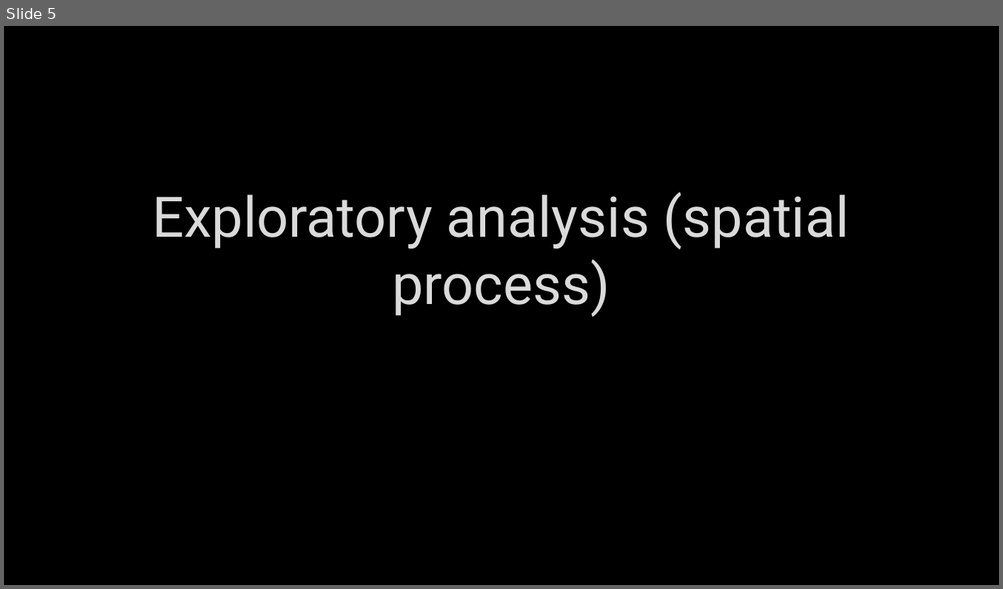
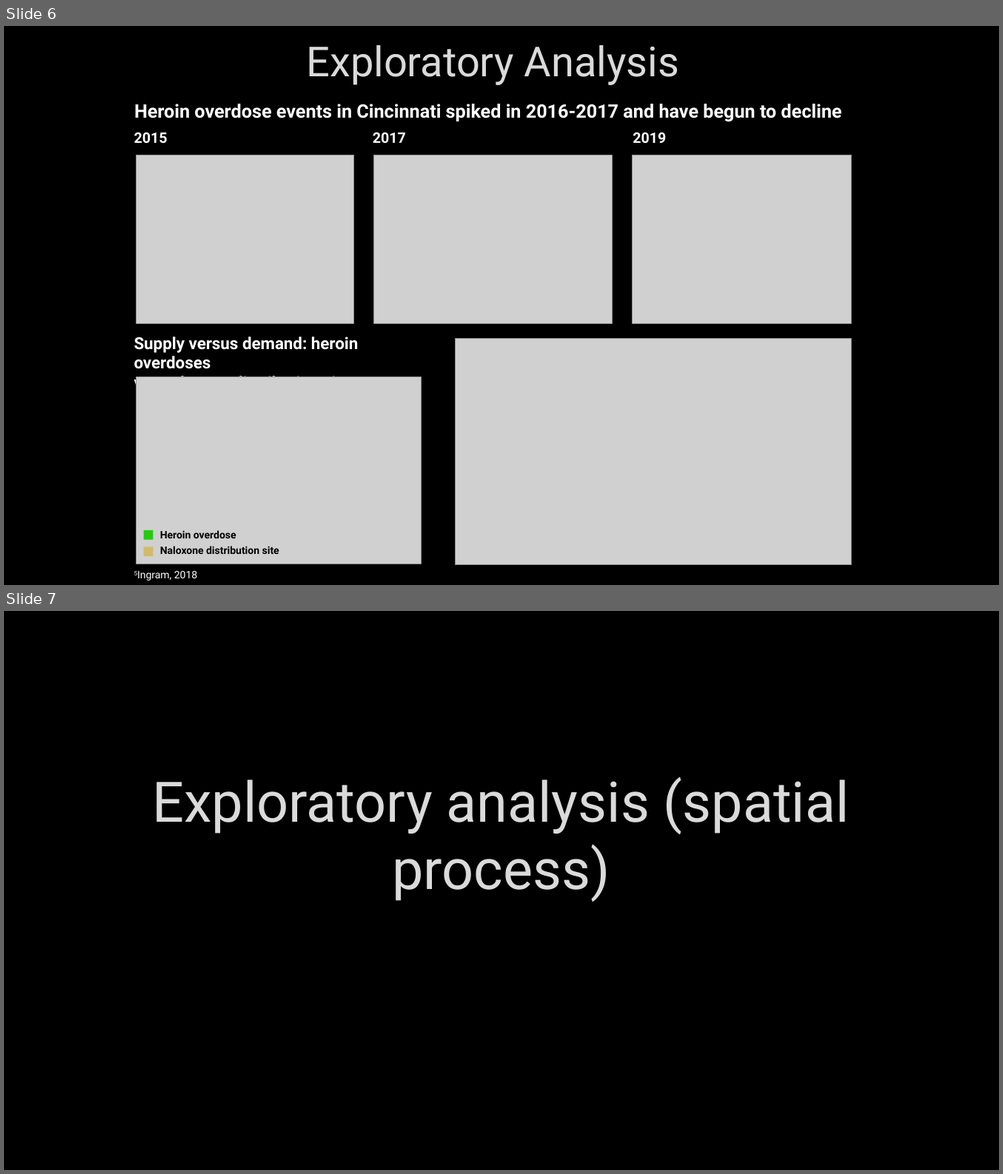
Before and after one commit to njcorona/heroin-overdose-prediction, a slide deck: pechakucha_nicksversion.pptx. Shown one above the other, each under a label of ours: slide 5 before the commit, slides 6 and 7 after it. The pictures are 1003x589 and 1003x1174 pixels, drawn with LibreOffice and Linux fonts; fonts in the diff are those of the drawing; grey boxes stand for pictures; background and template pictures are left out. Boxes give left, top, right and bottom in pixels: in the first picture for what was removed or moved away, otherwise in the second. Text is boxed around its words. In the diff, an @@ line names an element or a change of style, - is before the commit and + after.

```diff
--- a/pechakucha_nicksversion.pptx
+++ b/pechakucha_nicksversion.pptx
@@ slide 6 added at bbox=[4, 26, 999, 585], background picture (left out) @@
@@ title added at bbox=[307, 45, 679, 85], 40 pt, text #DADADA @@
+Exploratory Analysis
@@ group added at bbox=[134, 104, 851, 323]: 4 texts, 3 pictures @@
+Heroin overdose events in Cincinnati spiked in 2016-2017 and have begun to decline
+2015
+2017
+2019
@@ picture added at bbox=[455, 338, 851, 565] @@
@@ group added at bbox=[134, 337, 421, 565]: 3 texts, 2 rectangles, 1 picture @@
+Supply versus demand: heroin overdoses
+vs. Naloxone distribution sites
+Heroin overdose
+Naloxone distribution site
@@ text added at bbox=[174, 571, 197, 579], 10 pt, text #FFFFFF @@
+5Ingram, 2018
@@ what was slide 5 is now slide 7 @@
```
Also in this commit, not shown: 4 slides changed, 4 other slides added, 4 slides removed.
